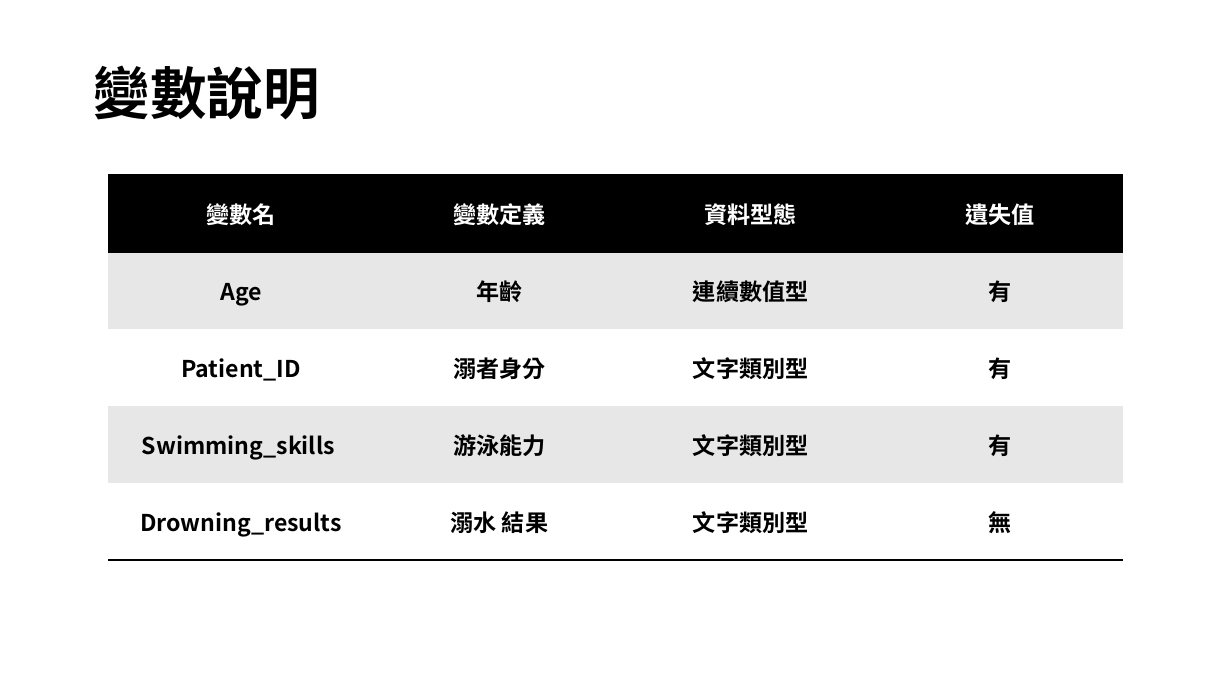
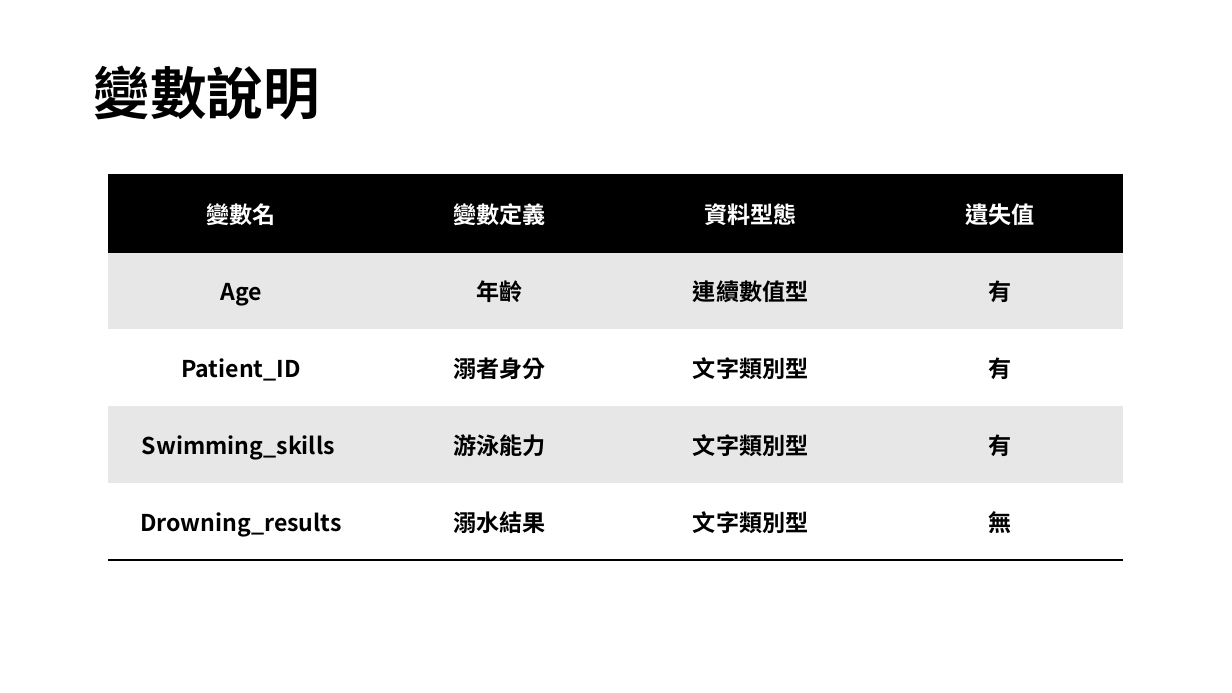
Before and after one commit to RyanLin987/Data-Mining-Project, a slide deck: slide 7 of 採礦期末報告.pptx (slide 8 before the commit). Drawn at 1232x693 pixels with LibreOffice and Linux fonts; fonts in the diff are those of the drawing. Boxes give left, top, right and bottom in pixels: in the first picture for what was removed or moved away, otherwise in the second. Text is boxed around its words. In the diff, an @@ line names an element or a change of style, - is before the commit and + after.

```diff
--- a/採礦期末報告.pptx
+++ b/採礦期末報告.pptx
@@ table at [108, 176, 1123, 560] @@
-row 5, column 2: 溺水 結果
+row 5, column 2: 溺水結果
```
Also in this commit, not shown: 4 other slides changed, 25 slides added, 16 slides removed, 2 other files.
